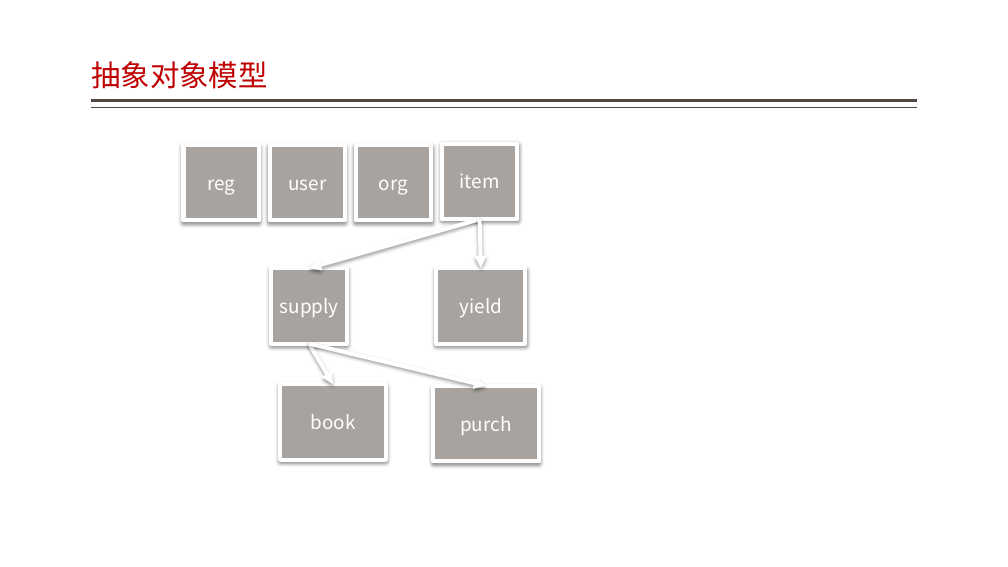
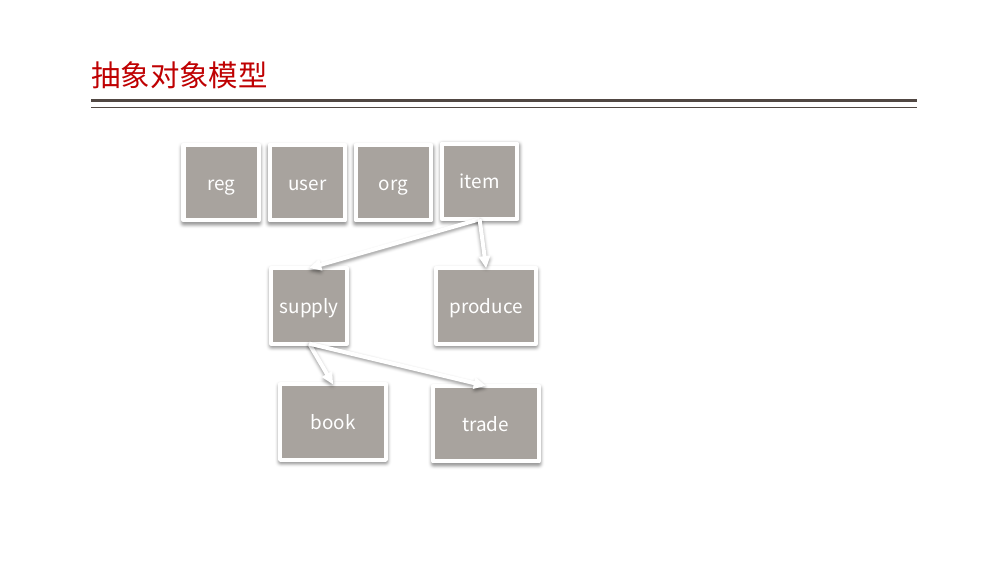
Before and after one commit to jzgi/chainsmart, a slide deck: slide 16 of Docs/振兴设计概要.pptx. Drawn at 1008x567 pixels with LibreOffice and Linux fonts; fonts in the diff are those of the drawing. Boxes give left, top, right and bottom in pixels: in the first picture for what was removed or moved away, otherwise in the second. Text is boxed around its words. In the diff, an @@ line names an element or a change of style, - is before the commit and + after.

```diff
--- a/Docs/振兴设计概要.pptx
+++ b/Docs/振兴设计概要.pptx
@@ arrow moved from (479, 219) - (481, 268) to (479, 219) - (486, 268) @@
@@ rectangle "produce": place and size @@
-rectangle "produce" at bbox=[436, 268, 526, 344]
+rectangle "produce" at bbox=[436, 268, 536, 344]
@@ text in rectangle at bbox=[450, 298, 523, 317]: text changed @@
-yield
+produce
@@ text in rectangle at bbox=[462, 416, 509, 431]: text changed @@
-purch
+trade
```
Also in this commit, not shown: 4 other slides changed, 50 other files.
